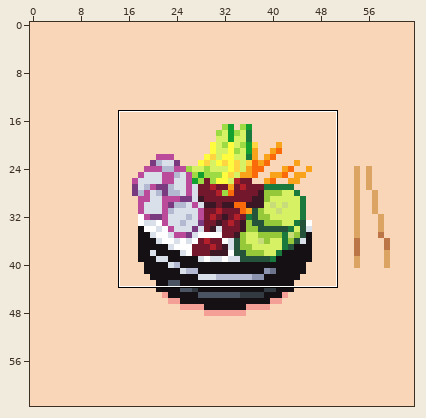
File history of a pixel-art file, Jun_2021/PokeBowl.aseprite. Above: a wide view before the commit, with the close-up outlined.
Close-up. Old version:
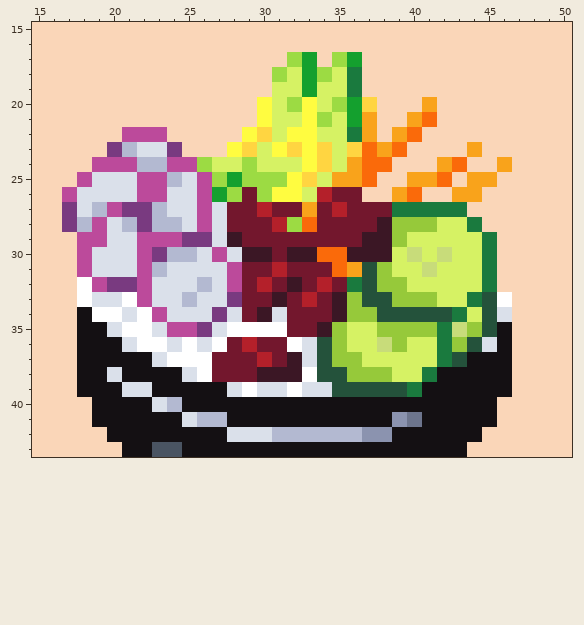
64x64 pixels, 1 frame. Shown: x 15..50, y 15..43.
After the commit:
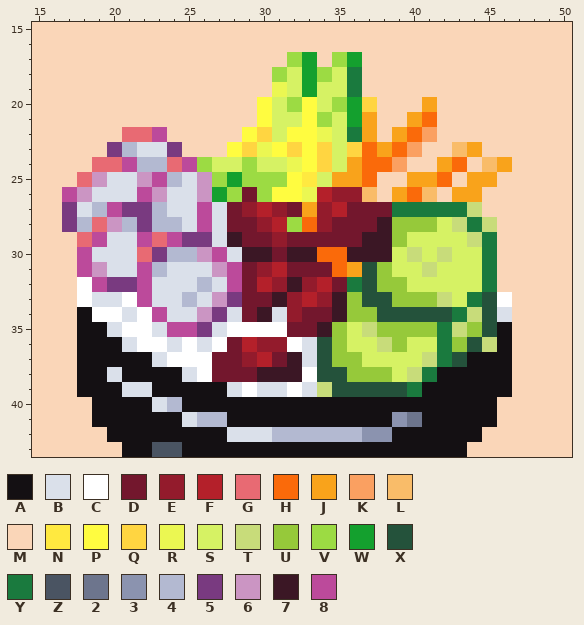
Palette (. is transparent): A #141013  B #dae0ea  C #ffffff  D #73172d  E #931b2c  F #b4202a  G #e86a73  H #fa6a0a  J #f9a31b  K #faa061  L #f9bc69  M #fad6b8  N #ffe940  P #fffc40  Q #ffd541  R #ebf752  S #d6f264  T #c8dc7a  U #96c93a  V #9cdb43  W #14a02e  X #24523b  Y #1a7a3e  Z #4a5462  2 #6d758d  3 #8b93af  4 #b3b9d1  5 #793a80  6 #cb95c3  7 #3b1725  8 #bc4a9b
What changed:
Layers "Tuna", "Radish2", "carrot2":
Colour 8 gives way to colour 6 in row 25 at x 22 and 26; in row 26 at x 23 and 26.
Colour B gives way to colour 6 in row 25 at x 19; in row 26 at x 18; in row 28 at x 20; in row 30 at x 26; in row 31 at x 19 and 27; in row 33 at x 27.
Colour B gives way to colour 6 in row 34 at x 26.
Colour D gives way to colour E in row 26 at x 35 to 36; in row 27 at x 29, 31 and 34; in row 28 at x 30 and 34; in row 29 at x 31; in row 31 at x 30; in row 32 at x 31 and 33.
Colour D gives way to colour E in row 33 at x 32 and 34; in row 34 at x 32; in row 36 at x 30 to 31; in row 37 at x 29.
Colour 8 gives way to colour G in row 22 at x 21 to 22; in row 24 at x 19 to 20 and 24; in row 25 at x 18; in row 28 at x 19; in row 29 at x 18 and 23; in row 30 at x 22.
Colour M gives way to colour K in row 22 at x 41; in row 23 at x 40; in row 24 at x 39.
Colour M gives way to colour L in row 23 at x 43; in row 24 at x 45; in row 26 at x 37 and 41.
Colour Q gives way to colour N in row 25 at x 33.
Colour S gives way to colour R in row 19 at x 31; in row 22 at x 34; in row 23 at x 30; in row 24 at x 32; in row 26 at x 33.
Colour B gives way to colour T in row 36 at x 45; in row 39 at x 34.
Colour M gives way to colour T in row 27 at x 44; in row 28 at x 45.
Colour S gives way to colour T in row 28 at x 43; in row 29 at x 44; in row 33 at x 42; in row 34 at x 44; in row 35 at x 37; in row 37 at x 41.
Colour S gives way to colour T in row 38 at x 40.
